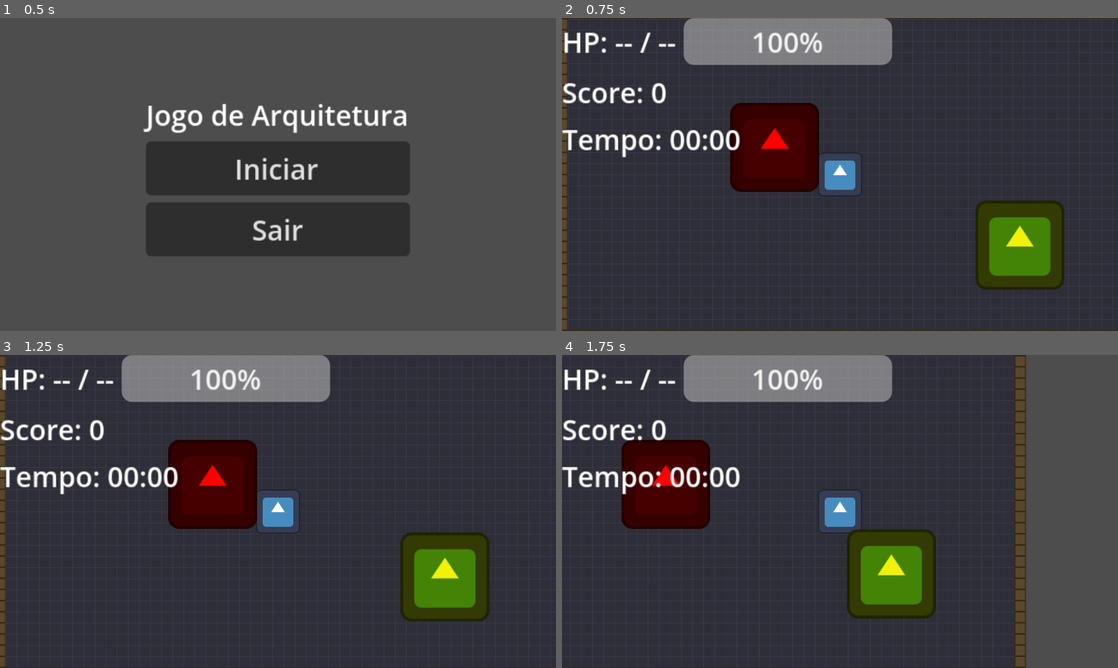
Above: before the commit, frames 1-4 (two rows, left to right).
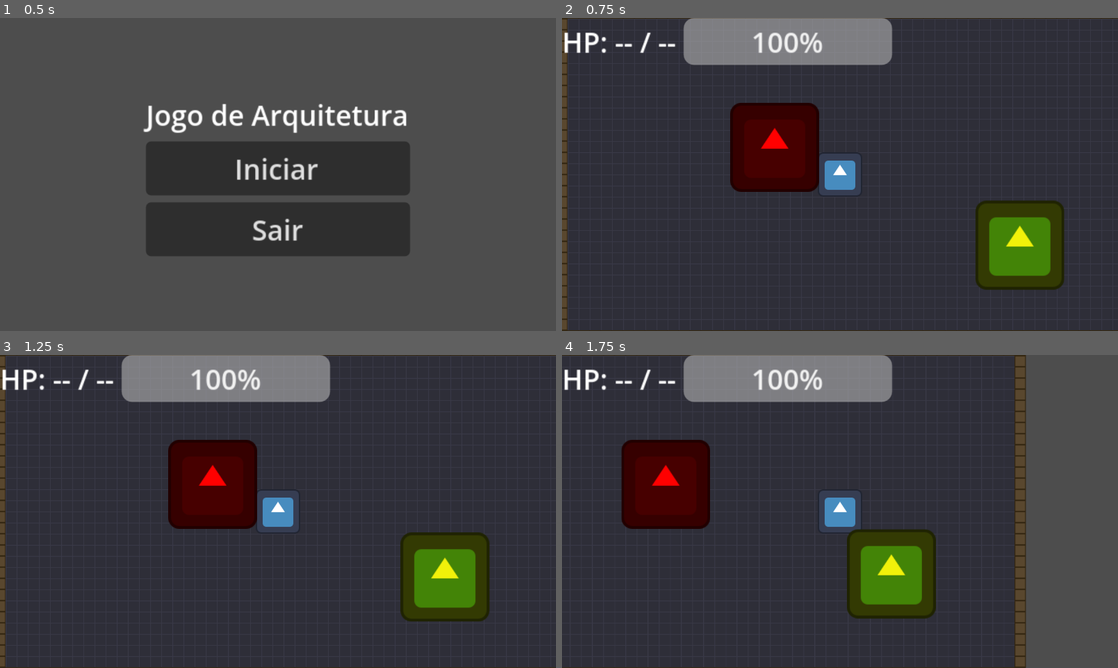
Above: after the commit, the same moments.

Repository: UnBArqDsw2026-1-Turma02/2026.1-T02_G1_MadDev_Entrega_03
Game: Godot game, scene res://scenes/ui/main_menu.tscn
The game is run twice, just before and just after one commit, with the same random seed, the same clock (stepped at 60 frames per second) and the same inputs. The engine's default icon, where the game draws it, is replaced by a stand-in: a white triangle on a blue panel in a dark square.
Inputs (mouse positions are in pixels of both pictures, inside the frame that each line leads up to):
- Up to frame 1 (0.5 s): no input
- Up to frame 2 (0.75 s): click "Iniciar" at 0.5 s
- Up to frame 3 (1.25 s): no input
- Up to frame 4 (1.75 s): tap Enter at 1.25 s; move the mouse to (962, 495) at 1.27 s; hold D (move_right) from 1.28 s (still down); tap Space (dash) at 1.35 s

Frame 1 is identical in both runs. In frame 2, 1.5% of the frame differs, in the area x 0-32%, y 20-45%; in frame 3, 1.5%; in frame 4, 1.6%.

Commit message:
correcao do pr bridge

Diff:
--- a/jogo/scenes/ui/hud.tscn
+++ b/jogo/scenes/ui/hud.tscn
@@ -1,55 +1,53 @@
-[gd_scene format=3 uid="uid://bhudscene00001"]
+[gd_scene format=3 uid="uid://c7a3ftgvd0age"]
 
-[ext_resource type="Script" path="res://scripts/ui/hud_abstraction.gd" id="1_script"]
+[ext_resource type="Script" uid="uid://cypkoxv85vyj3" path="res://scripts/ui/hud_abstraction.gd" id="1_script"]
 [ext_resource type="Theme" uid="uid://bmaintheme001" path="res://art/themes/main_theme.tres" id="2_theme"]
-[ext_resource type="Script" path="res://scripts/ui/renderers/canvas_renderer.gd" id="3_canvas"]
+[ext_resource type="Script" uid="uid://cad8xkur0gila" path="res://scripts/ui/renderers/canvas_renderer.gd" id="3_canvas"]
 
 [sub_resource type="Resource" id="Resource_canvas"]
 script = ExtResource("3_canvas")
 
-[node name="HUD" type="Control"]
+[node name="HUD" type="Control" unique_id=752192122]
 layout_mode = 3
 anchors_preset = 15
 anchor_right = 1.0
 anchor_bottom = 1.0
 grow_horizontal = 2
 grow_vertical = 2
+theme = ExtResource("2_theme")
 script = ExtResource("1_script")
-theme = ExtResource("2_theme")
 renderer = SubResource("Resource_canvas")
 
-[node name="VBoxContainer" type="VBoxContainer" parent="."]
+[node name="VBoxContainer" type="VBoxContainer" parent="." unique_id=1836705217]
 layout_mode = 1
-anchors_preset = 0
 offset_right = 200.0
 offset_bottom = 120.0
 
-[node name="HealthRow" type="HBoxContainer" parent="VBoxContainer"]
+[node name="HealthRow" type="HBoxContainer" parent="VBoxContainer" unique_id=373254165]
 layout_mode = 2
 
-[node name="HealthLabel" type="Label" parent="VBoxContainer/HealthRow"]
+[node name="HealthLabel" type="Label" parent="VBoxContainer/HealthRow" unique_id=1215015992]
 layout_mode = 2
 text = "HP: -- / --"
 
-[node name="HealthBar" type="ProgressBar" parent="VBoxContainer/HealthRow"]
+[node name="HealthBar" type="ProgressBar" parent="VBoxContainer/HealthRow" unique_id=605389005]
 custom_minimum_size = Vector2(120, 0)
 layout_mode = 2
-min_value = 0.0
-max_value = 100.0
 value = 100.0
 
-[node name="ScoreLabel" type="Label" parent="VBoxContainer"]
+[node name="ScoreLabel" type="Label" parent="VBoxContainer" unique_id=489642067]
+visible = false
 layout_mode = 2
 text = "Score: 0"
 
-[node name="TimeLabel" type="Label" parent="VBoxContainer"]
+[node name="TimeLabel" type="Label" parent="VBoxContainer" unique_id=486710822]
+visible = false
 layout_mode = 2
 text = "Tempo: 00:00"
 
-[node name="ConsumableRow" type="HBoxContainer" parent="VBoxContainer"]
+[node name="ConsumableRow" type="HBoxContainer" parent="VBoxContainer" unique_id=988393516]
 layout_mode = 2
 
-[node name="AchievementLabel" type="Label" parent="VBoxContainer"]
+[node name="AchievementLabel" type="Label" parent="VBoxContainer" unique_id=1849152218]
+visible = false
 layout_mode = 2
-visible = false
-text = ""
--- a/jogo/scripts/ui/hud.gd
+++ /dev/null
@@ -1,46 +0,0 @@
-## Composite Pattern — HUD composto por sub-painéis independentes (vida, consumíveis).
-## Observer Pattern — métodos públicos chamados via conexões do inspetor (SignalBus).
-## Iterator Pattern — update_consumables() itera sobre os slots do inventário.
-## Conexões de sinais devem ser feitas via inspetor, não via código.
-extends Control
-
-# ---------------------------------------------------------------------------
-# Referências aos nós filhos (atribuídas via inspetor ou @onready)
-# ---------------------------------------------------------------------------
-@onready var health_bar: HBoxContainer = $VBoxContainer/HealthRow
-@onready var consumable_bar: HBoxContainer = $VBoxContainer/ConsumableRow
-@onready var health_label: Label = $VBoxContainer/HealthRow/HealthLabel
-@onready var achievement_label: Label = $VBoxContainer/AchievementLabel
-
-
-func _ready() -> void:
-	achievement_label.visible = false
-	SignalBus.achievement_unlocked.connect(on_achievement_unlocked)
-
-
-# ---------------------------------------------------------------------------
-# Observer — conectar SignalBus.player_health_changed via inspetor
-# ---------------------------------------------------------------------------
-func on_player_health_changed(new_health: int, max_health: int) -> void:
-	if health_label == null:
-		return
-	health_label.text = "HP: %d / %d" % [new_health, max_health]
-
-
-## Itera sobre os dados de consumíveis e atualiza os ícones (Iterator).
-func update_consumables(consumable_list: Array) -> void:
-	for child in consumable_bar.get_children():
-		child.queue_free()
-	for item in consumable_list:
-		var label := Label.new()
-		label.text = str(item)
-		consumable_bar.add_child(label)
-
-
-func on_achievement_unlocked(achievement: Achievement) -> void:
-	if achievement_label == null:
-		return
-	achievement_label.text = "Conquista: %s" % achievement.name
-	achievement_label.visible = true
-	await get_tree().create_timer(3.0).timeout
-	achievement_label.visible = false
--- a/jogo/scripts/ui/hud_abstraction.gd
+++ b/jogo/scripts/ui/hud_abstraction.gd
@@ -19,6 +19,7 @@
 @onready var _score_label: Label = $VBoxContainer/ScoreLabel
 @onready var _time_label: Label = $VBoxContainer/TimeLabel
 @onready var _consumable_bar: HBoxContainer = $VBoxContainer/ConsumableRow
+@onready var _achievement_label: Label = $VBoxContainer/AchievementLabel
 
 # ---------------------------------------------------------------------------
 # Estado do cronômetro da run
@@ -30,6 +31,7 @@
 
 func _ready() -> void:
 	process_mode = Node.PROCESS_MODE_ALWAYS
+	_achievement_label.visible = false
 	if renderer != null:
 		renderer.bind({
 			"hp_bar": _hp_bar,
@@ -43,6 +45,7 @@
 	SignalBus.run_started.connect(_on_run_started)
 	SignalBus.run_ended.connect(_on_run_ended)
 	SignalBus.game_paused.connect(_on_game_paused)
+	SignalBus.achievement_unlocked.connect(_on_achievement_unlocked)
 
 
 func _process(delta: float) -> void:
@@ -61,6 +64,11 @@
 		renderer.render_hp(value, max_value)
 
 
+func _render_score(value: int) -> void:
+	if renderer != null:
+		renderer.render_score(value)
+
+
 # ---------------------------------------------------------------------------
 # Observer — receptores de eventos do SignalBus
 # ---------------------------------------------------------------------------
@@ -69,8 +77,7 @@
 
 
 func _on_score_changed(new_score: int) -> void:
-	if renderer != null:
-		renderer.render_score(new_score)
+	_render_score(new_score)
 
 
 func _on_run_started() -> void:
@@ -86,6 +93,13 @@
 
 func _on_game_paused(is_paused: bool) -> void:
 	_time_running = _run_active and not is_paused
+
+
+func _on_achievement_unlocked(achievement: Achievement) -> void:
+	_achievement_label.text = "Conquista: %s" % achievement.name
+	_achievement_label.visible = true
+	await get_tree().create_timer(3.0).timeout
+	_achievement_label.visible = false
 
 
 # ---------------------------------------------------------------------------
Not shown, added: jogo/scripts/ui/hud_abstraction.gd.uid
Not shown, added: jogo/scripts/ui/renderers/canvas_renderer.gd.uid
Not shown, added: jogo/scripts/ui/renderers/debug_renderer.gd.uid
Not shown, added: jogo/scripts/ui/renderers/ui_renderer.gd.uid
